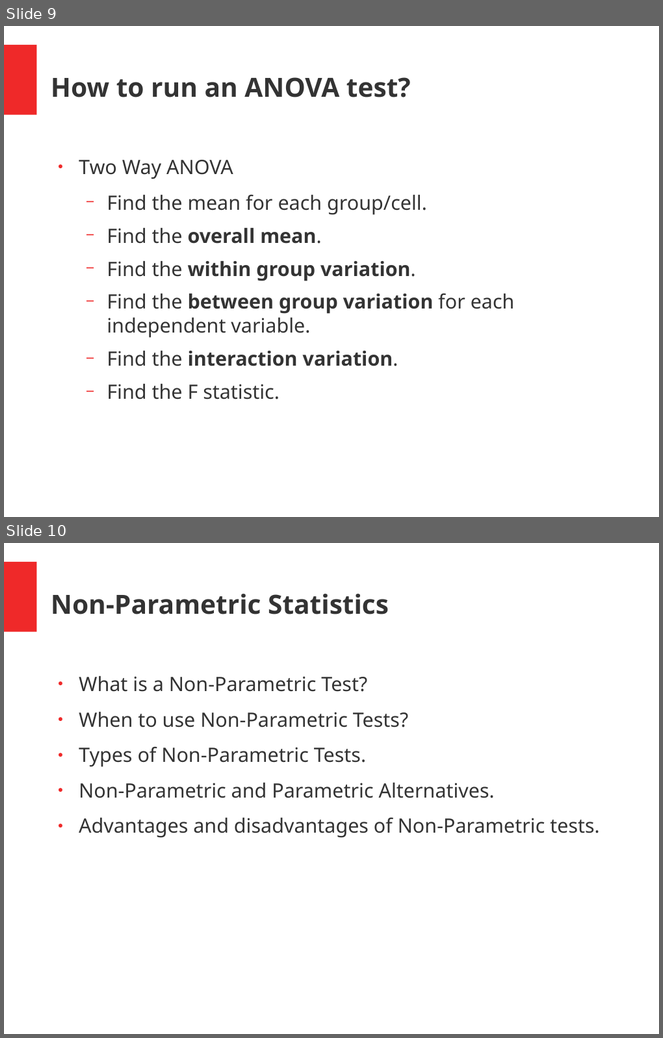
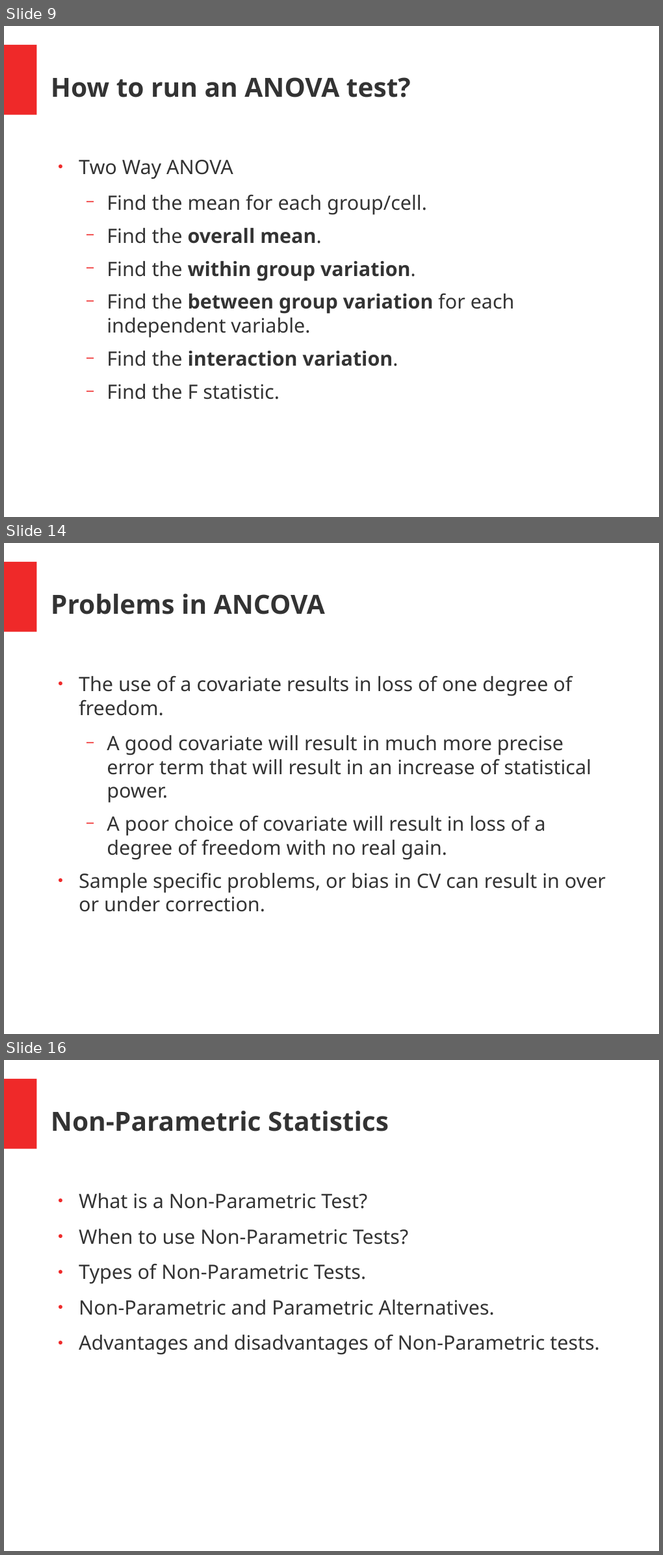
Before and after one commit to manrajoc/LSA-and-SAT, a slide deck: Presentation 1.odp. Shown one above the other, each under a label of ours: slides 9 and 10 before the commit, slides 9, 14 and 16 after it; the slides between them are not shown. The pictures are 663x1038 and 663x1555 pixels, drawn with LibreOffice and Linux fonts; fonts in the diff are those of the drawing. Boxes give left, top, right and bottom in pixels: in the first picture for what was removed or moved away, otherwise in the second. Text is boxed around its words. In the diff, an @@ line names an element or a change of style, - is before the commit and + after.

Commit message:
ancova

```diff
--- a/Presentation 1.odp
+++ b/Presentation 1.odp
@@ slide 14 added at box(4, 543, 659, 1034), background #FFFFFF; not listed: 1 template element that a slide beside it also shows @@
@@ title added at box(51, 594, 325, 615), 32 pt, text #333333, bold @@
+Problems in ANCOVA
@@ text added at box(79, 676, 606, 912), 24 pt, text #333333 @@
+● The use of a covariate results in loss of one degree of freedom.
+  − A good covariate will result in much more precise error term that will result in an increase of statistical power.
+  − A poor choice of covariate will result in loss of a degree of freedom with no real gain.
+● Sample specific problems, or bias in CV can result in over or under correction.
@@ what was slide 10 is now slide 16 @@
```
Also in this commit, not shown: 7 slides changed, 5 other slides added.
